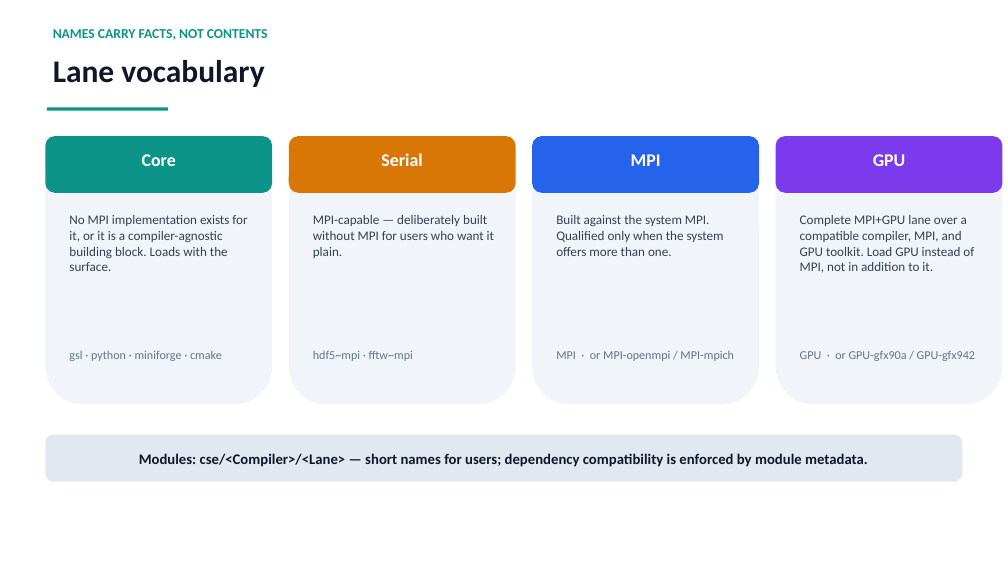
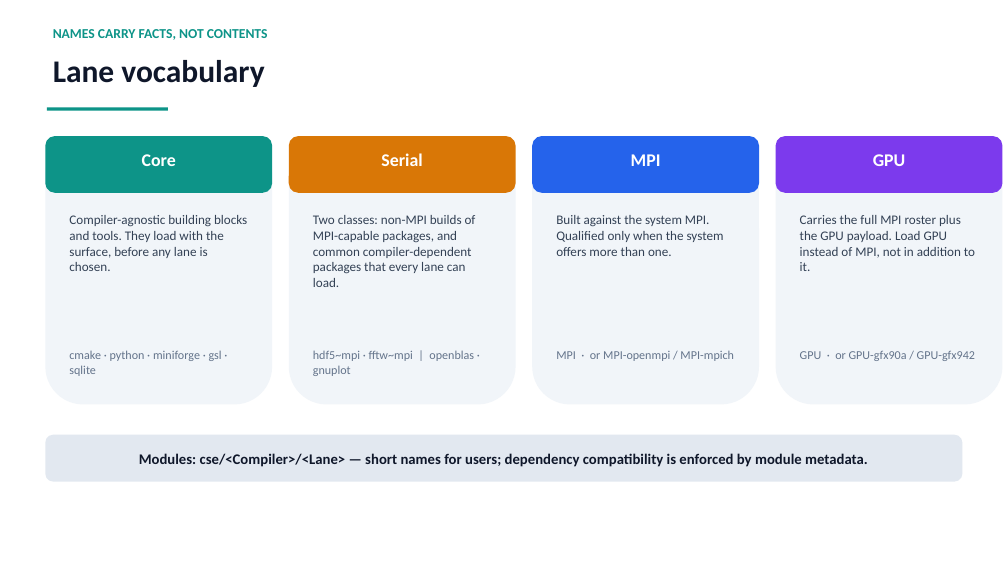
Before and after one commit to ray12514/stack-planning, a slide deck: slide 6 of presentations/cse_lanes_model.pptx. Drawn at 1008x567 pixels with LibreOffice and Linux fonts; fonts in the diff are those of the drawing. Boxes give left, top, right and bottom in pixels: in the first picture for what was removed or moved away, otherwise in the second. Text is boxed around its words. In the diff, an @@ line names an element or a change of style, - is before the commit and + after.

Commit message:
Deck: bring lane descriptions current; add layer-stacking appendix slide
The lane vocabulary and example slides still described the pre-exposure
model. Serial now names its two classes (non-MPI builds of MPI-capable
packages; common compiler-dependent packages every lane can load), GPU is
described as the full MPI roster plus the GPU payload, and the lane
example boxes on the build/user-flow slides use the current rosters. New
first appendix slide shows the layer stacking: one payload choice over the
common packages, Core, Foundation, and the compiler surface. Roster chips
gain Dakota and Gnuplot.

```diff
--- a/presentations/cse_lanes_model.pptx
+++ b/presentations/cse_lanes_model.pptx
@@ text at bbox=[69, 215, 247, 271]: text changed @@
-No MPI implementation exists for it, or it is a compiler-agnostic building block. Loads with the surface.
+Compiler-agnostic building blocks and tools. They load with the surface, before any lane is chosen.
@@ text at bbox=[313, 215, 476, 287]: text changed @@
-MPI-capable — deliberately built without MPI for users who want it plain.
+Two classes: non-MPI builds of MPI-capable packages, and common compiler-dependent packages that every lane can load.
@@ text at bbox=[800, 215, 975, 271]: text changed @@
-Complete MPI+GPU lane over a compatible compiler, MPI, and GPU toolkit. Load GPU instead of MPI, not in addition to it.
+Carries the full MPI roster plus the GPU payload. Load GPU instead of MPI, not in addition to it.
@@ text at bbox=[69, 350, 222, 376]: text changed @@
-gsl · python · miniforge · cmake
+cmake · python · miniforge · gsl · sqlite
@@ text at bbox=[313, 351, 474, 376]: text changed @@
-hdf5~mpi · fftw~mpi
+hdf5~mpi · fftw~mpi | openblas · gnuplot
```
Also in this commit, not shown: 3 other slides changed, 1 slide added, 1 other file.
